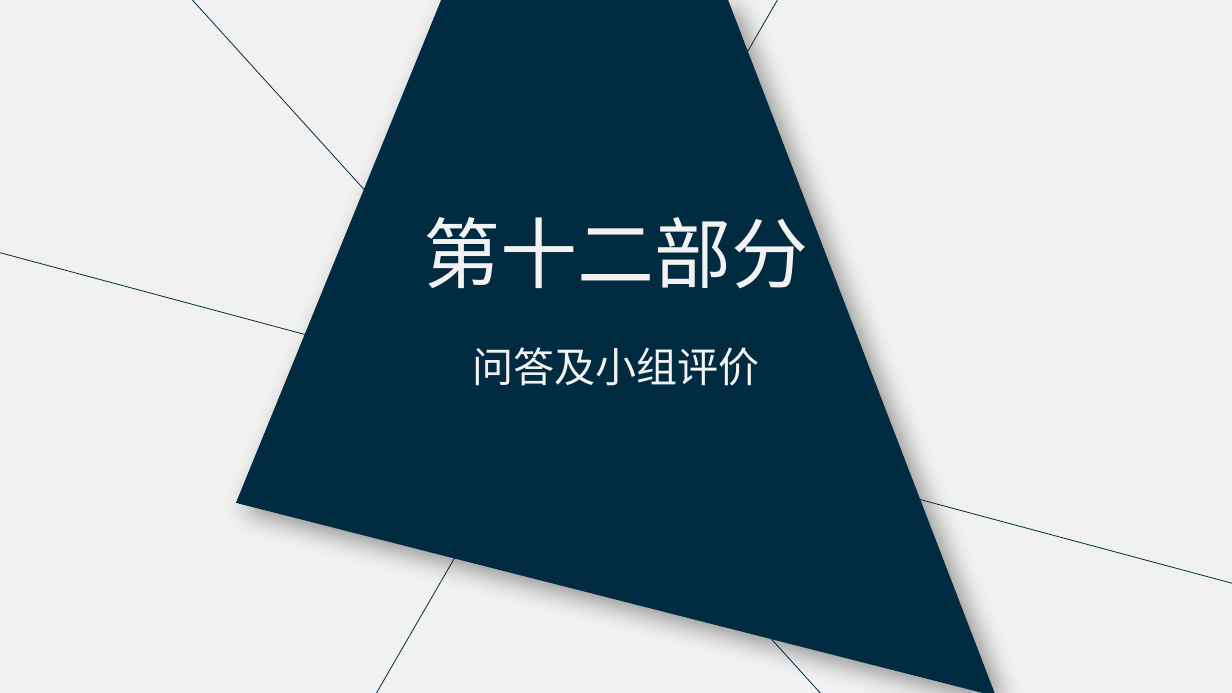
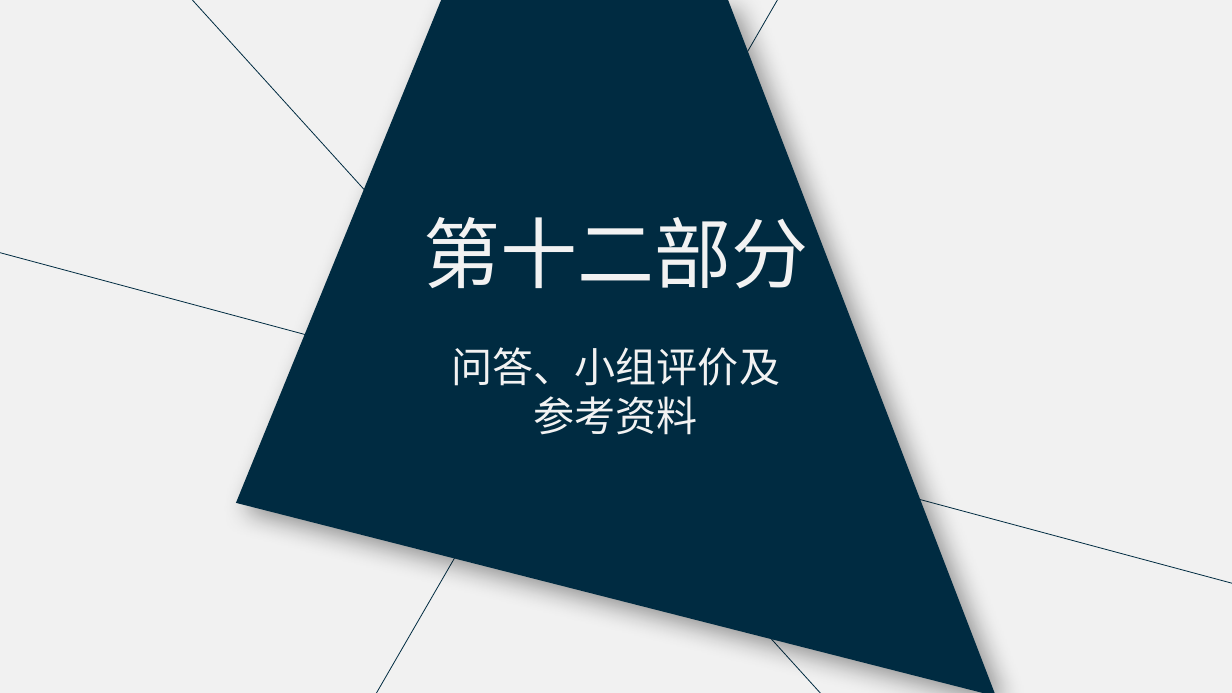
Before and after one commit to PRD2018-G18/PRD2018, a slide deck: slide 72 of 非受控文档/过程文档/UML概述/UML概述（新）.pptx. Drawn at 1232x693 pixels with LibreOffice and Linux fonts; fonts in the diff are those of the drawing. Boxes give left, top, right and bottom in pixels: in the first picture for what was removed or moved away, otherwise in the second. Text is boxed around its words. In the diff, an @@ line names an element or a change of style, - is before the commit and + after.

Commit message:
参考资料修改

```diff
--- a/非受控文档/过程文档/UML概述/UML概述（新）.pptx
+++ b/非受控文档/过程文档/UML概述/UML概述（新）.pptx
@@ text at [451, 347, 780, 435]: text changed @@
-问答及小组评价
+问答、小组评价及 参考资料
```
